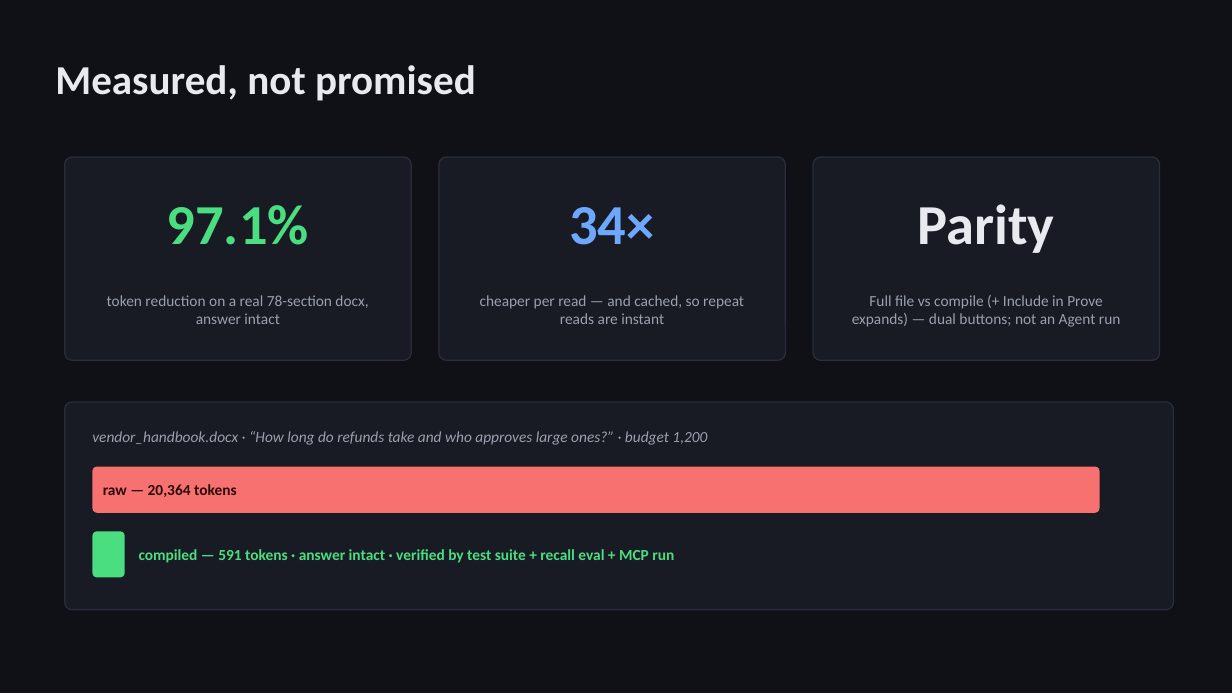
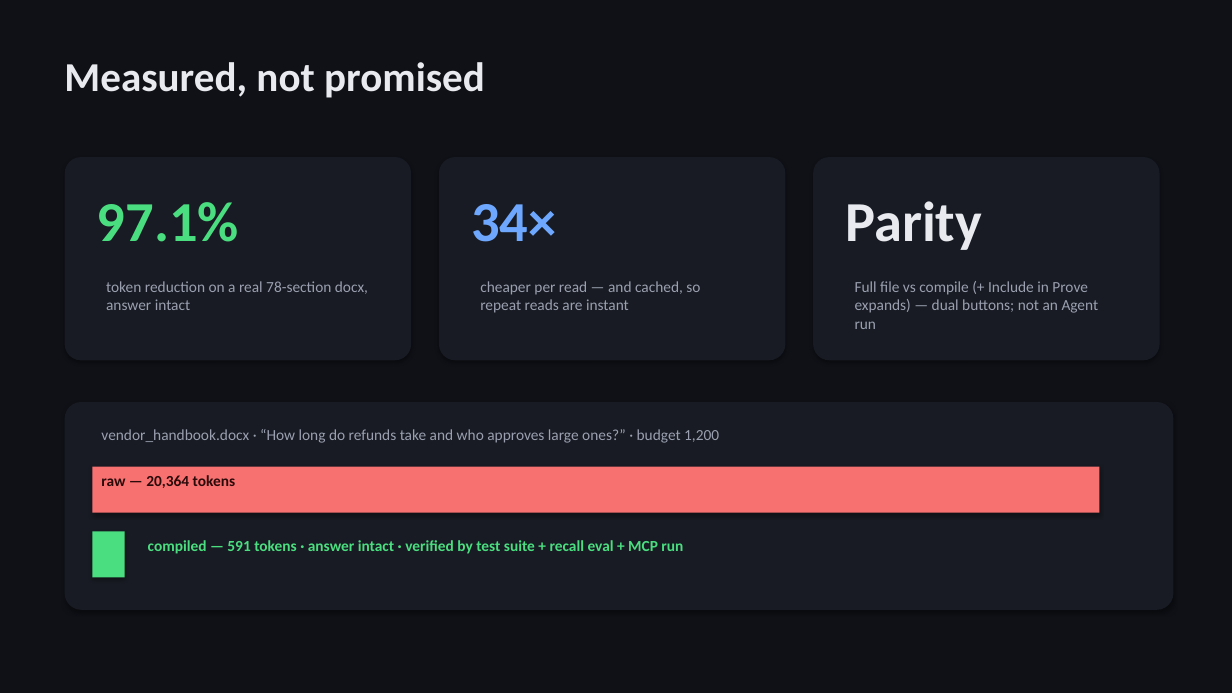
Before and after one commit to shenba1712/context-compiler, a slide deck: slide 5 of pitch/context-compiler-pitch.pptx (slide 4 before the commit). Drawn at 1232x693 pixels with LibreOffice and Linux fonts; fonts in the diff are those of the drawing. Boxes give left, top, right and bottom in pixels: in the first picture for what was removed or moved away, otherwise in the second. Text is boxed around its words. In the diff, an @@ line names an element or a change of style, - is before the commit and + after.

```diff
--- a/pitch/context-compiler-pitch.pptx
+++ b/pitch/context-compiler-pitch.pptx
@@ text "Measured, not promised" at <box>64,62,485,98</box>: vertical alignment middle to top @@
@@ outline #2A2E3A 1 pt to none; shadow on; proportions changed in 4 elements at <box>439,157,786,360</box>, <box>813,157,1160,360</box>, <box>65,402,1174,610</box>, <box>65,157,411,360</box> @@
@@ alignment centre to left; vertical alignment middle to top in 6 elements at <box>97,202,239,242</box>, <box>106,281,368,310</box>, <box>471,204,556,242</box>, <box>480,281,700,313</box>, <box>845,201,982,250</box>, <box>855,281,1099,329</box> @@
@@ text "vendor_handbook.docx · “How long do ..." at <box>101,429,719,443</box>: italic off; vertical alignment middle to top @@
@@ text "raw — 20,364 tokens": place and size @@
-text "raw — 20,364 tokens" at <box>92,467,1100,513</box>
+text "raw — 20,364 tokens" at <box>101,475,236,488</box>
@@ text "raw — 20,364 tokens" at <box>101,475,236,488</box>: vertical alignment middle to top; fill #F87171 to none @@
@@ rectangle added at <box>92,467,1100,513</box>, fill #F87171 @@
@@ rectangle at <box>92,531,125,578</box>: rounded rectangle to rectangle; shadow on @@
@@ text "compiled — 591 tokens · ..." at <box>148,540,683,554</box>: vertical alignment middle to top @@
```
Also in this commit, not shown: 4 other slides changed, 1 slide added, 1 slide removed, 7 other files.
